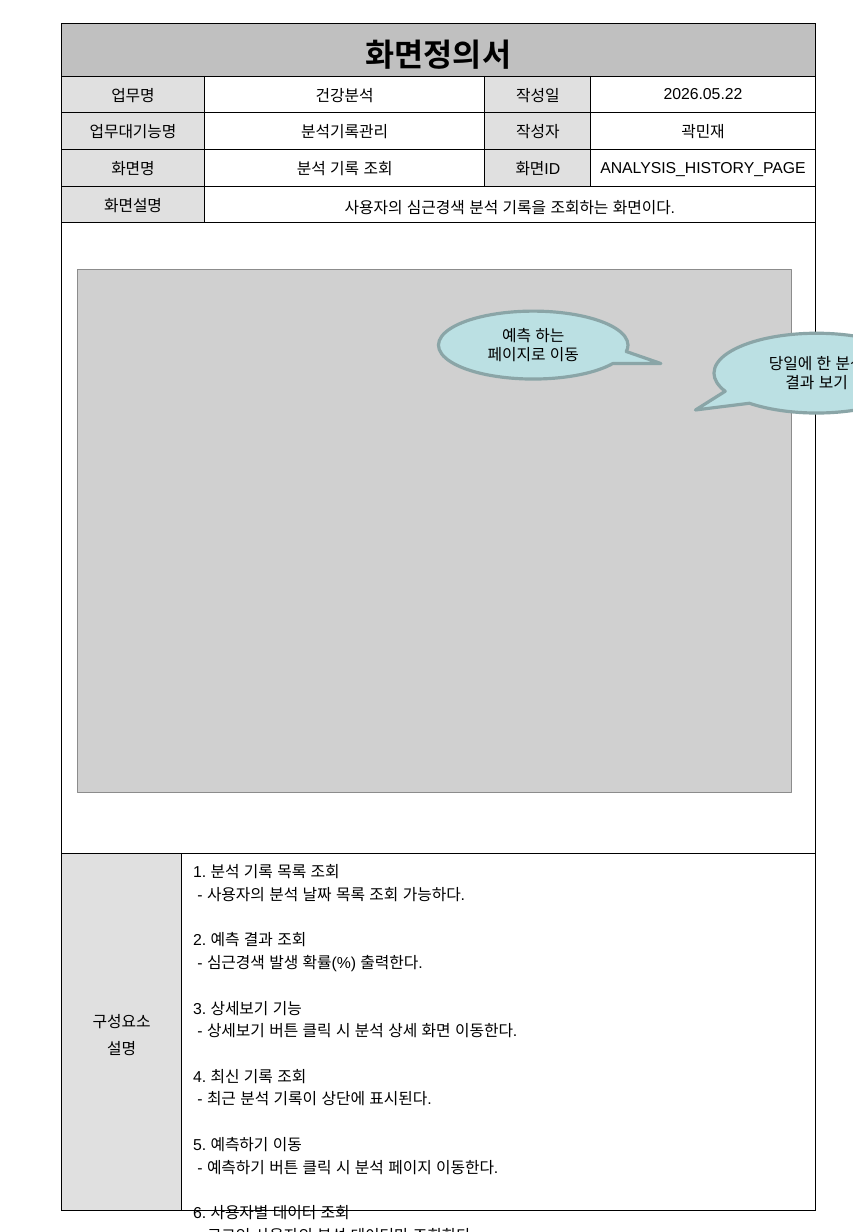
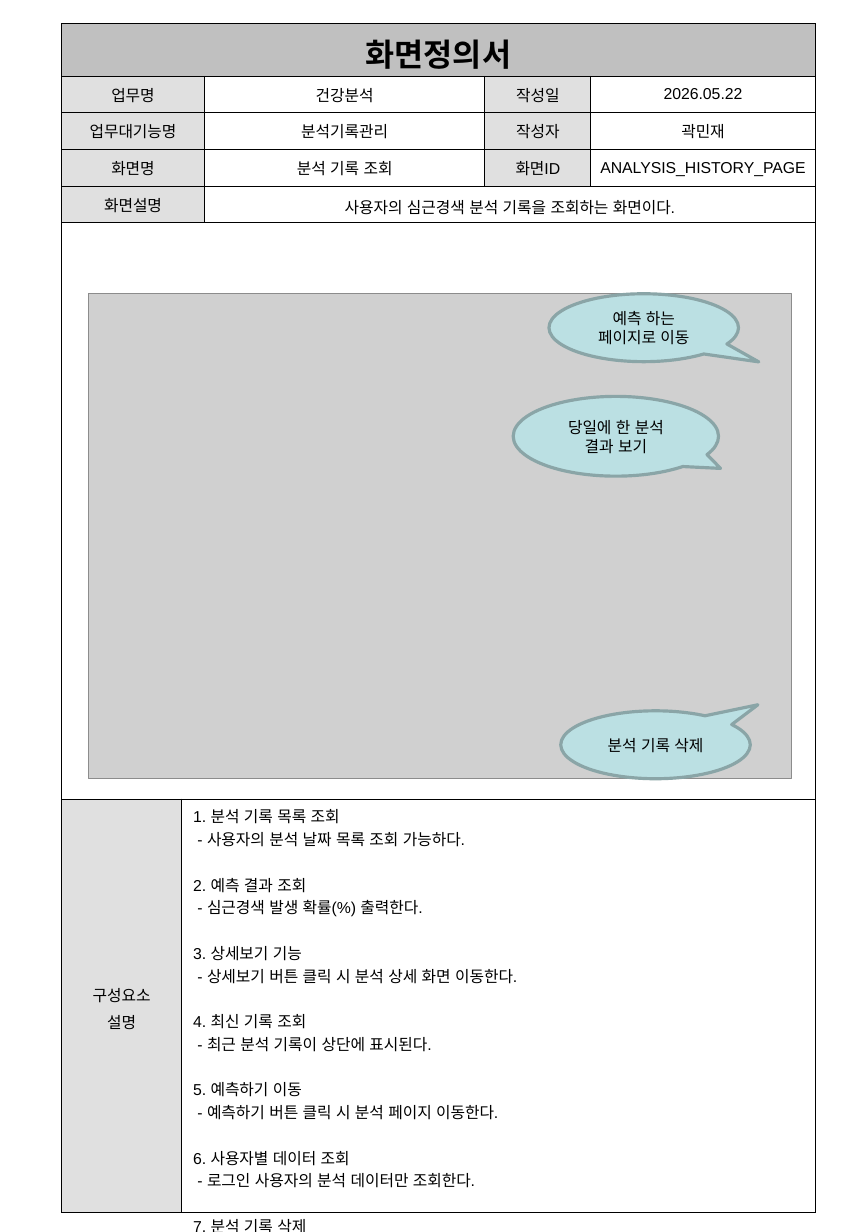
Before and after one commit to seongjun5517/PKNU_Project2, a slide deck: slide 13 of Project2_1/DB산출물/03_화면정의서.pptx. Drawn at 853x1232 pixels with LibreOffice and Linux fonts; fonts in the diff are those of the drawing; grey boxes stand for pictures. Boxes give left, top, right and bottom in pixels: in the first picture for what was removed or moved away, otherwise in the second. Text is boxed around its words. In the diff, an @@ line names an element or a change of style, - is before the commit and + after.

```diff
--- a/Project2_1/DB산출물/03_화면정의서.pptx
+++ b/Project2_1/DB산출물/03_화면정의서.pptx
@@ table at <box>61,24,815,1210</box> @@
-row 7, column 2: 1. 분석 기록 목록 조회 / - 사용자의 분석 날짜 목록 조회 가능하다. / 2. 예측 결과 조회 / - 심근경색 발생 확률(%) 출력한다. / 3. 상세보기 기능 / - 상세보기 버튼 클릭 시 분석 상세 화면 이동한다. / 4. 최신 기록 조회 / - 최근 분석 기록이 상단에 표시된다. / 5. 예측하기 이동 / - 예측하기 버튼 클릭 시 분석 페이지 이동한다. / 6. 사용자별 데이터 조회 / - 로그인 사용자의 분석 데이터만 조회한다.
+row 7, column 2: 1. 분석 기록 목록 조회 / - 사용자의 분석 날짜 목록 조회 가능하다. / 2. 예측 결과 조회 / - 심근경색 발생 확률(%) 출력한다. / 3. 상세보기 기능 / - 상세보기 버튼 클릭 시 분석 상세 화면 이동한다. / 4. 최신 기록 조회 / - 최근 분석 기록이 상단에 표시된다. / 5. 예측하기 이동 / - 예측하기 버튼 클릭 시 분석 페이지 이동한다. / 6. 사용자별 데이터 조회 / - 로그인 사용자의 분석 데이터만 조회한다. / 7. 분석 기록 삭제 / 분석 기록을 삭제한다.
@@ picture: place and size @@
-picture at <box>77,270,792,793</box>
+picture at <box>89,293,792,778</box>
@@ speech bubble "예측 하는 페이지로 이동": place and size @@
-speech bubble "예측 하는 페이지로 이동" at <box>439,312,629,380</box>
+speech bubble "예측 하는 페이지로 이동" at <box>549,293,739,362</box>
@@ speech bubble "예측 하는 페이지로 이동" at <box>549,293,739,362</box>: proportions changed @@
@@ speech bubble "당일에 한 분석 결과 보기" at <box>513,397,719,477</box>: proportions changed @@
@@ speech bubble "당일에 한 분석 결과 보기": place and size @@
-speech bubble "당일에 한 분석 결과 보기" at <box>714,333,853,413</box>
+speech bubble "당일에 한 분석 결과 보기" at <box>513,397,719,477</box>
@@ speech bubble added at <box>561,711,751,779</box>, fill #BBE0E3, outline #8AA6A8 2 pt, 10 pt, text #000000 @@
+분석 기록 삭제
```
Also in this commit, not shown: 4 other files.
